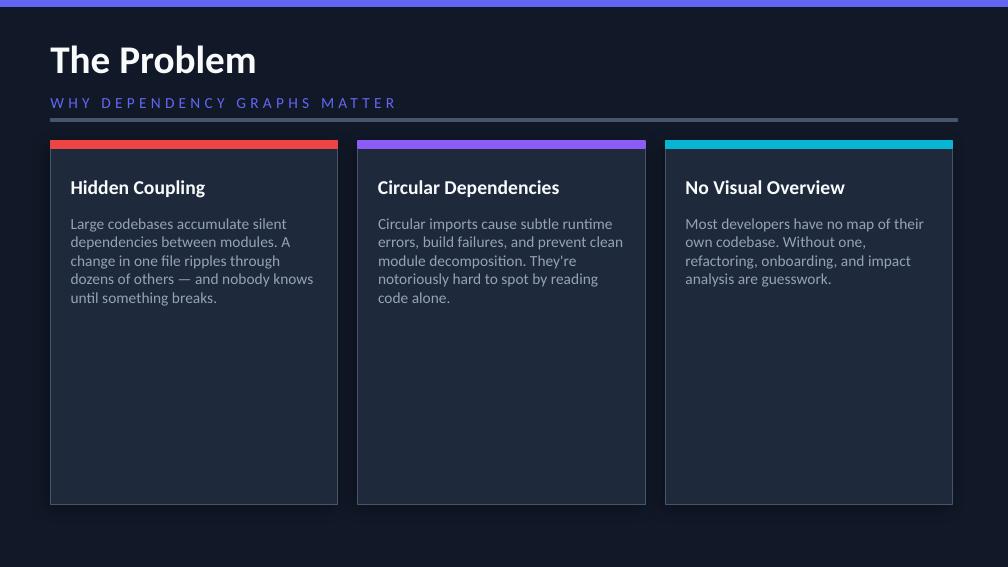
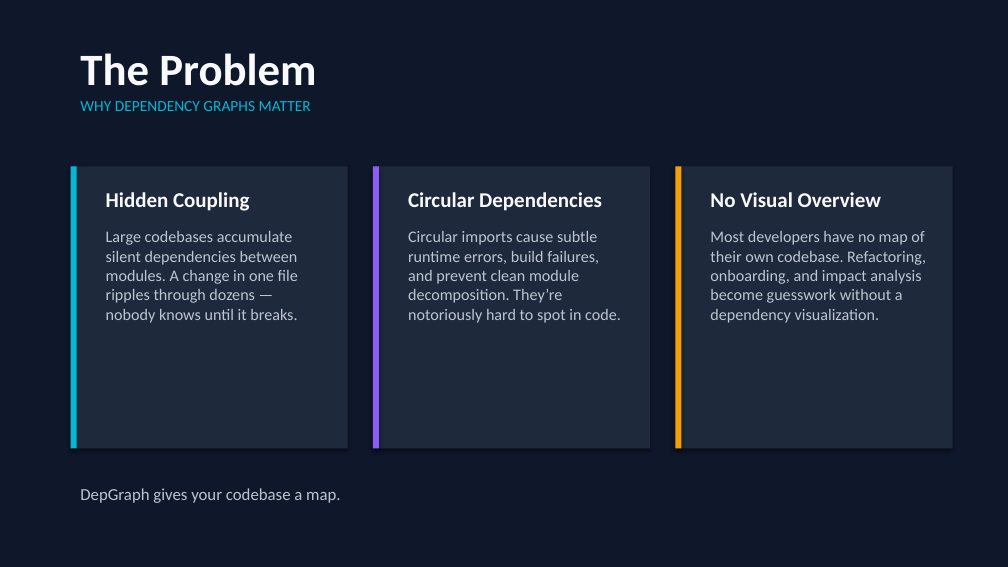
Before and after one commit to hstephan23/dep_graph, a slide deck: slide 2 of DepGraph.pptx. Drawn at 1008x567 pixels with LibreOffice and Linux fonts; fonts in the diff are those of the drawing. Boxes give left, top, right and bottom in pixels: in the first picture for what was removed or moved away, otherwise in the second. Text is boxed around its words. In the diff, an @@ line names an element or a change of style, - is before the commit and + after.

```diff
--- a/DepGraph.pptx
+++ b/DepGraph.pptx
@@ background #111827 to #0F172A @@
@@ rectangle removed at [0, 0, 1008, 6] @@
@@ text "The Problem": place and size @@
-text "The Problem" at [50, 45, 257, 74]
+text "The Problem" at [80, 53, 316, 86]
@@ text "The Problem" at [80, 53, 316, 86]: size 28 to 32 pt; vertical alignment middle to top @@
@@ rectangle removed at [50, 119, 958, 121] @@
@@ text "WHY DEPENDENCY GRAPHS MATTER": place and size @@
-text "WHY DEPENDENCY GRAPHS MATTER" at [50, 89, 958, 117]
+text "WHY DEPENDENCY GRAPHS MATTER" at [80, 101, 311, 111]
@@ text "WHY DEPENDENCY GRAPHS MATTER" at [80, 101, 311, 111]: text colour #6366F1 to #06B6D4, letter spacing 3 to 0 pt; vertical alignment middle to top @@
@@ rectangle removed at [50, 141, 338, 148] @@
@@ rectangle removed at [358, 141, 645, 148] @@
@@ rectangle removed at [665, 141, 953, 148] @@
@@ outline #475569 0.5 pt to none; shadow changed in 3 elements at [675, 166, 953, 449], [373, 166, 650, 449], [71, 166, 348, 449] @@
@@ rectangle: place and size @@
-rectangle at [50, 141, 338, 504]
+rectangle at [71, 166, 348, 449]
@@ rectangle added at [71, 166, 77, 449], fill #06B6D4 @@
@@ rectangle: place and size @@
-rectangle at [358, 141, 645, 504]
+rectangle at [373, 166, 650, 449]
@@ rectangle added at [373, 166, 379, 449], fill #8B5CF6 @@
@@ rectangle: place and size @@
-rectangle at [665, 141, 953, 504]
+rectangle at [675, 166, 953, 449]
@@ rectangle added at [675, 166, 681, 449], fill #F59E0B @@
@@ size 14 to 15 pt; vertical alignment middle to top in 3 elements at [710, 192, 881, 207], [408, 192, 602, 211], [106, 192, 249, 211] @@
@@ text "Hidden Coupling": place and size @@
-text "Hidden Coupling" at [71, 180, 205, 198]
+text "Hidden Coupling" at [106, 192, 249, 211]
@@ text "Circular Dependencies": place and size @@
-text "Circular Dependencies" at [378, 180, 559, 197]
+text "Circular Dependencies" at [408, 192, 602, 211]
@@ text "No Visual Overview": place and size @@
-text "No Visual Overview" at [685, 180, 845, 194]
+text "No Visual Overview" at [710, 192, 881, 207]
@@ text at [106, 231, 298, 323]: text changed; size 11 to 11.5 pt; text colour #94A3B8 to #BDC5D0 @@
-Large codebases accumulate silent dependencies between modules. A change in one file ripples through dozens of others — and nobody knows until something breaks.
+Large codebases accumulate silent dependencies between modules. A change in one file ripples through dozens — nobody knows until it breaks.
@@ text at [408, 231, 621, 323]: text changed; size 11 to 11.5 pt; text colour #94A3B8 to #BDC5D0 @@
-Circular imports cause subtle runtime errors, build failures, and prevent clean module decomposition. They're notoriously hard to spot by reading code alone.
+Circular imports cause subtle runtime errors, build failures, and prevent clean module decomposition. They’re notoriously hard to spot in code.
@@ text at [710, 231, 926, 323]: text changed; size 11 to 11.5 pt; text colour #94A3B8 to #BDC5D0 @@
-Most developers have no map of their own codebase. Without one, refactoring, onboarding, and impact analysis are guesswork.
+Most developers have no map of their own codebase. Refactoring, onboarding, and impact analysis become guesswork without a dependency visualization.
@@ text added at [80, 488, 340, 503], 12 pt, text #BDC5D0 @@
+DepGraph gives your codebase a map.
```
Also in this commit, not shown: 10 other slides changed, 1 slide added, 1 slide removed, 26 other files.
